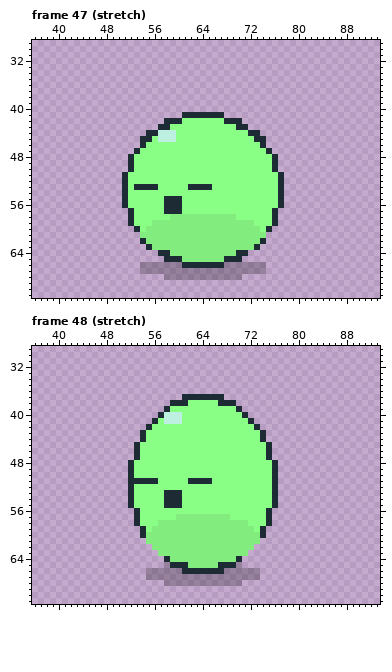
Pixel-art file, stored at templates/buddy.aseprite. Above is the file before it was changed.
128x72 pixels, 113 frames. Shown: frame 47 (stretch): x 36..93, y 29..71; frame 48 (stretch): x 36..93, y 29..71. The commit also changed other frames, which this record leaves out.
The result:
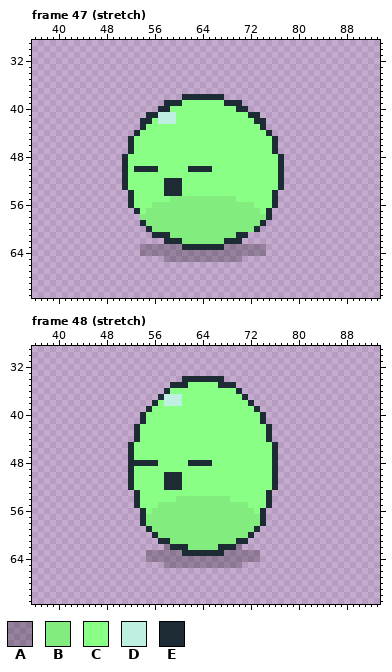
Palette (. is transparent): A #0000003c  B #83ec7f  C #89ff85  D #bef0e1  E #1d2b35
What changed:
--- frame 47 (stretch), layer "pet"
@@ x 49..79 @@
 37 ...............................
-38 ...............................
-39 ...............................
-40 ...............................
-41 ............EEEEEEE............
-42 .........EEECCCCCCCEEE.........
-43 ........EECCCCCCCCCCCEE........
-44 ......EEDDDCCCCCCCCCCCCEE......
-45 .....EECDDDCCCCCCCCCCCCCEE.....
-46 .....ECCCCCCCCCCCCCCCCCCCE.....
-47 ....ECCCCCCCCCCCCCCCCCCCCCE....
-48 ...ECCCCCCCCCCCCCCCCCCCCCCCE...
-49 ...ECCCCCCCCCCCCCCCCCCCCCCCE...
-50 ...ECCCCCCCCCCCCCCCCCCCCCCCE...
+38 ............EEEEEEE............
+39 .........EEECCCCCCCEEE.........
+40 ........EECCCCCCCCCCCEE........
+41 ......EEDDDCCCCCCCCCCCCEE......
+42 .....EECDDDCCCCCCCCCCCCCEE.....
+43 .....ECCCCCCCCCCCCCCCCCCCE.....
+44 ....ECCCCCCCCCCCCCCCCCCCCCE....
+45 ...ECCCCCCCCCCCCCCCCCCCCCCCE...
+46 ...ECCCCCCCCCCCCCCCCCCCCCCCE...
+47 ...ECCCCCCCCCCCCCCCCCCCCCCCE...
+48 ..ECCCCCCCCCCCCCCCCCCCCCCCCCE..
+49 ..ECCCCCCCCCCCCCCCCCCCCCCCCCE..
+50 ..ECEEEECCCCCEEEECCCCCCCCCCCE..
 51 ..ECCCCCCCCCCCCCCCCCCCCCCCCCE..
-52 ..ECCCCCCCCCCCCCCCCCCCCCCCCCE..
-53 ..ECEEEECCCCCEEEECCCCCCCCCCCE..
-54 ..ECCCCCCCCCCCCCCCCCCCCCCCCCE..
-55 ..ECCCCCCEEECCCCCCCCCCCCCCCCE..
-56 ..ECCCCCCEEECCCCCCCCCCCCCCCCE..
-57 ...ECCCCCEEECCCCCCCCCCCCCCCE...
-58 ...ECCCCCCBBBBBBBBBBBCCCCCCE...
-59 ...ECCCBBBBBBBBBBBBBBBBBCCCE...
-60 ....ECBBBBBBBBBBBBBBBBBBBCE....
-61 .....BBBBBBBBBBBBBBBBBBBBB.....
-62 .....EBBBBBBBBBBBBBBBBBBBE.....
-63 ......EBBBBBBBBBBBBBBBBBE......
-64 ........EEBBBBBBBBBBBEE........
-65 .........EEEBBBBBBBEEE.........
-66 .....AAAAAAAEEEEEEEAAAAAAA.....
-67 .....AAAAAAAAAAAAAAAAAAAAA.....
-68 .........AAAAAAAAAAAAA.........
+52 ..ECCCCCCEEECCCCCCCCCCCCCCCCE..
+53 ..ECCCCCCEEECCCCCCCCCCCCCCCCE..
+54 ...ECCCCCEEECCCCCCCCCCCCCCCE...
+55 ...ECCCCCCBBBBBBBBBBBCCCCCCE...
+56 ...ECCCBBBBBBBBBBBBBBBBBCCCE...
+57 ....ECBBBBBBBBBBBBBBBBBBBCE....
+58 .....BBBBBBBBBBBBBBBBBBBBBE....
+59 .....EBBBBBBBBBBBBBBBBBBBE.....
+60 ......EBBBBBBBBBBBBBBBBBE......
+61 .......EEEBBBBBBBBBBBEE........
+62 .........EEEBBBBBBBEEE.........
+63 .....AAAAAAAEEEEEEEAAAAAAA.....
+64 .....AAAAAAAAAAAAAAAAAAAAA.....
+65 .........AAAAAAAAAAAAA.........
+66 ...............................
+67 ...............................
+68 ...............................
 69 ...............................
--- frame 48 (stretch), layer "pet"
@@ x 50..78 @@
 33 .............................
-34 .............................
-35 .............................
-36 .............................
-37 ...........EEEEEEE...........
-38 .........EEECCCCCEEE.........
-39 ........ECCCCCCCCCCCE........
-40 .......EDDDCCCCCCCCCCE.......
-41 ......ECDDDCCCCCCCCCCCE......
-42 .....ECCCCCCCCCCCCCCCCCE.....
-43 ....ECCCCCCCCCCCCCCCCCCCE....
-44 ....ECCCCCCCCCCCCCCCCCCCE....
-45 ...ECCCCCCCCCCCCCCCCCCCCCE...
-46 ...ECCCCCCCCCCCCCCCCCCCCCE...
-47 ...ECCCCCCCCCCCCCCCCCCCCCE...
-48 ..ECCCCCCCCCCCCCCCCCCCCCCCE..
+34 ...........EEEEEEE...........
+35 .........EEECCCCCEEE.........
+36 ........ECCCCCCCCCCCE........
+37 .......EDDDCCCCCCCCCCE.......
+38 ......ECDDDCCCCCCCCCCCE......
+39 .....ECCCCCCCCCCCCCCCCCE.....
+40 ....ECCCCCCCCCCCCCCCCCCCE....
+41 ....ECCCCCCCCCCCCCCCCCCCE....
+42 ...ECCCCCCCCCCCCCCCCCCCCCE...
+43 ...ECCCCCCCCCCCCCCCCCCCCCE...
+44 ...ECCCCCCCCCCCCCCCCCCCCCE...
+45 ..ECCCCCCCCCCCCCCCCCCCCCCCE..
+46 ..ECCCCCCCCCCCCCCCCCCCCCCCE..
+47 ..ECCCCCCCCCCCCCCCCCCCCCCCE..
+48 ..EEEEECCCCCEEEECCCCCCCCCCE..
 49 ..ECCCCCCCCCCCCCCCCCCCCCCCE..
-50 ..ECCCCCCCCCCCCCCCCCCCCCCCE..
-51 ..EEEEECCCCCEEEECCCCCCCCCCE..
-52 ..ECCCCCCCCCCCCCCCCCCCCCCCE..
-53 ..ECCCCCEEECCCCCCCCCCCCCCCE..
-54 ..ECCCCCEEECCCCCCCCCCCCCCCE..
-55 ..ECCCCCEEECCCCCCCCCCCCCCCE..
-56 ...ECCCCCCCCCCCCCCCCCCCCCE...
-57 ...ECCCCCCBBBBBBBBBCCCCCCE...
-58 ...ECCCBBBBBBBBBBBBBBBCCCE...
-59 ....ECBBBBBBBBBBBBBBBBBCE....
-60 ....EBBBBBBBBBBBBBBBBBBBE....
-61 .....BBBBBBBBBBBBBBBBBBB.....
-62 ......BBBBBBBBBBBBBBBBB......
-63 .......BBBBBBBBBBBBBBB.......
-64 ........EBBBBBBBBBBBE........
-65 ........AEEEBBBBBEEEA........
-66 .....AAAAAAEEEEEEEAAAAAA.....
-67 .....AAAAAAAAAAAAAAAAAAA.....
-68 ........AAAAAAAAAAAAA........
+50 ..ECCCCCEEECCCCCCCCCCCCCCCE..
+51 ..ECCCCCEEECCCCCCCCCCCCCCCE..
+52 ..ECCCCCEEECCCCCCCCCCCCCCCE..
+53 ...ECCCCCCCCCCCCCCCCCCCCCE...
+54 ...ECCCCCCBBBBBBBBBCCCCCCE...
+55 ...ECCCBBBBBBBBBBBBBBBCCCE...
+56 ....ECBBBBBBBBBBBBBBBBBCE....
+57 ....EBBBBBBBBBBBBBBBBBBBE....
+58 ....EBBBBBBBBBBBBBBBBBBBE....
+59 .....EBBBBBBBBBBBBBBBBBE.....
+60 ......EBBBBBBBBBBBBBBBE......
+61 .......EEBBBBBBBBBBBEE.......
+62 ........AEEEBBBBBEEEA........
+63 .....AAAAAAEEEEEEEAAAAAA.....
+64 .....AAAAAAAAAAAAAAAAAAA.....
+65 ........AAAAAAAAAAAAA........
+66 .............................
+67 .............................
+68 .............................
 69 .............................
Boxes around the changes in both pictures, in picture pixels (x1, y1, x2, y2):
changed: (122, 94, 284, 280)
changed: (128, 376, 278, 586)
